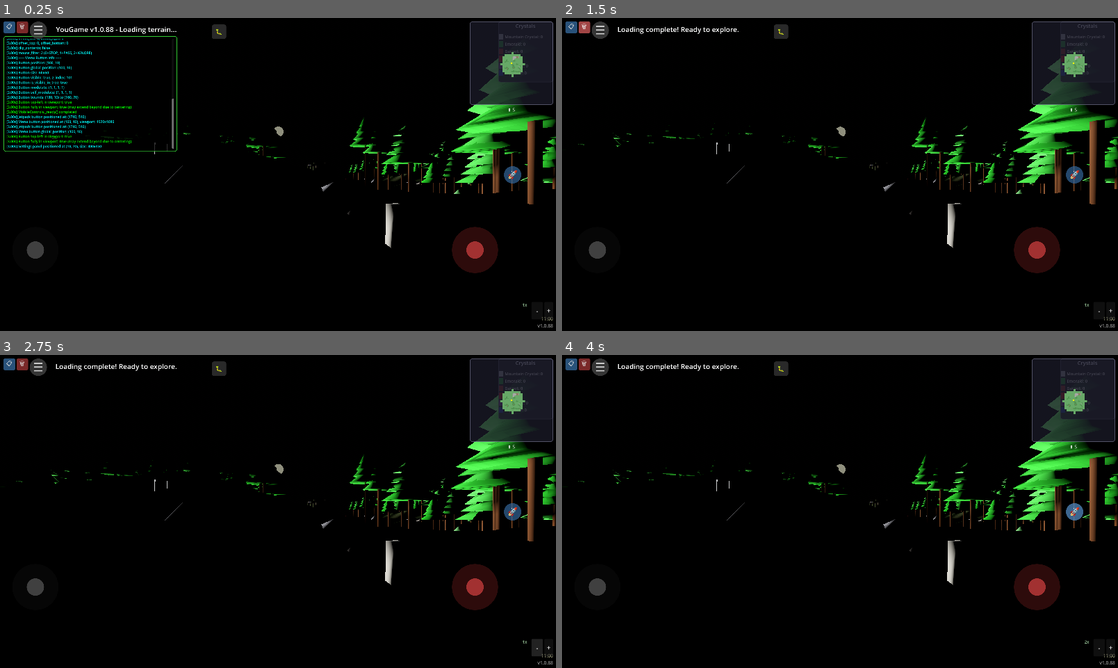
Above: before the commit, frames 1-4 (two rows, left to right).
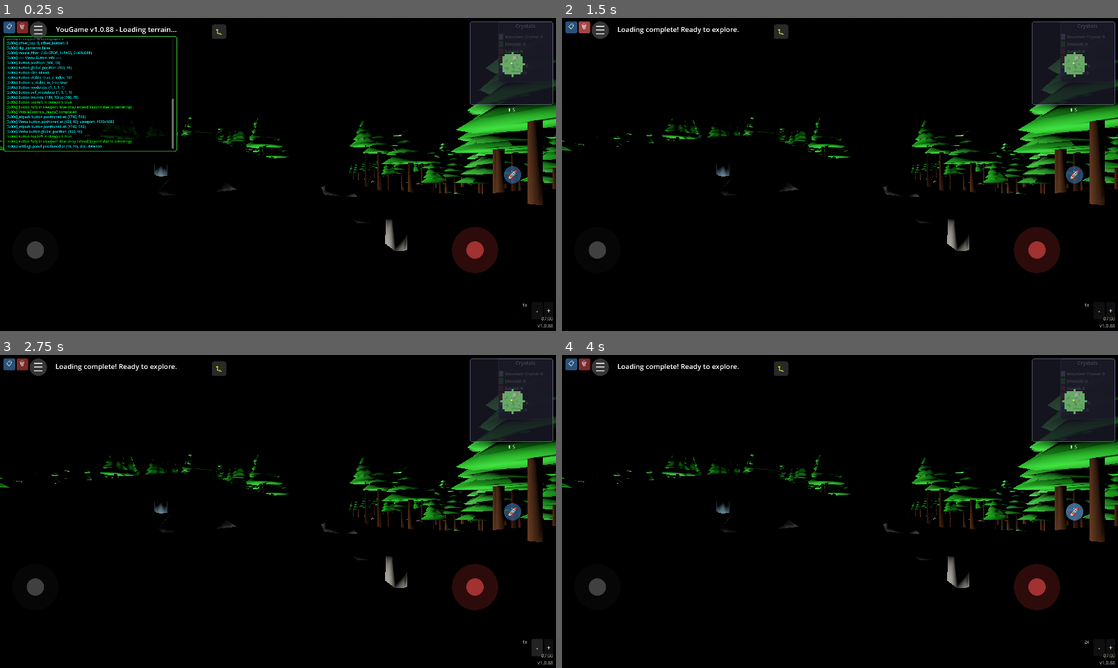
Above: after the commit, the same moments.

Repository: felix-dieterle/YouGame_godot4_public
Game: Godot game, scene res://scenes/main.tscn
Two runs of this game, one before a commit and one after it. Both use one fixed random seed, a clock stepped at 60 frames per second and the inputs below.
Inputs:
- Up to frame 1 (0.25 s): no input
- Up to frame 2 (1.5 s): click "📋" at 0.5 s; click "🗑" at 1.25 s
- Up to frame 3 (2.75 s): click "-" at 2 s
- Up to frame 4 (4 s): click "+" at 2.75 s; click "🚀" at 3.5 s

The runs differ from the first frame. In frame 1, 4.6% of the frame differs, in the area x 0-100%, y 13-97%; in frame 2, 4.7%; in frame 3, 4.7%; in frame 4, 4.7%.

Commit message:
Reset game start time to 7:00 AM by setting INITIAL_TIME_OFFSET_HOURS to 0.0
Co-authored-by: felix-dieterle <1490062+felix-dieterle@users.noreply.github.com>

Diff:
--- a/scripts/day_night_cycle.gd
+++ b/scripts/day_night_cycle.gd
@@ -9,7 +9,7 @@
 const WARNING_TIME_2MIN: float = 2.0 * 60.0  # 2 minutes before sunset
 const WARNING_TIME_1MIN: float = 1.0 * 60.0  # 1 minute before sunset
 const DAY_DURATION_HOURS: float = 10.0  # Day cycle represents 10 game hours (7 AM to 5 PM)
-const INITIAL_TIME_OFFSET_HOURS: float = 4.0  # Hours to advance sun position at game start (0.0 = start at sunrise, 7:00 AM; 4.0 = sun 4 hours ahead for brighter start)
+const INITIAL_TIME_OFFSET_HOURS: float = 0.0  # Hours to advance sun position at game start (0.0 = start at sunrise, 7:00 AM)
 
 # Sun angle constants
 const SUNRISE_START_ANGLE: float = -120.0  # Below horizon at start
@@ -432,8 +432,8 @@
             print("DayNightCycle: No save file, using fresh start defaults")
             is_locked_out = false
             lockout_end_time = 0.0
-            # Start INITIAL_TIME_OFFSET_HOURS into the day cycle (sun ahead of displayed time)
-            # Display will show 7:00 AM but sun will be at 11:00 AM position (INITIAL_TIME_OFFSET_HOURS = 4.0, sun_time_offset_hours = 0.0)
+            # Start at sunrise (INITIAL_TIME_OFFSET_HOURS = 0.0)
+            # Display will show 7:00 AM and sun will be at sunrise position
             current_time = DAY_CYCLE_DURATION * (INITIAL_TIME_OFFSET_HOURS / DAY_DURATION_HOURS)
             time_scale = 2.0  # Start with double speed time progression
             print("DayNightCycle: Set current_time to: ", current_time)
